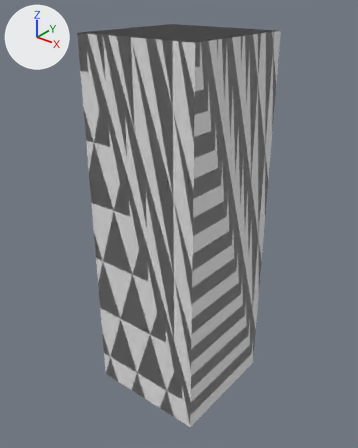
Renders of the Blender file Assets/Models/enemy.blend from each side of a commit.
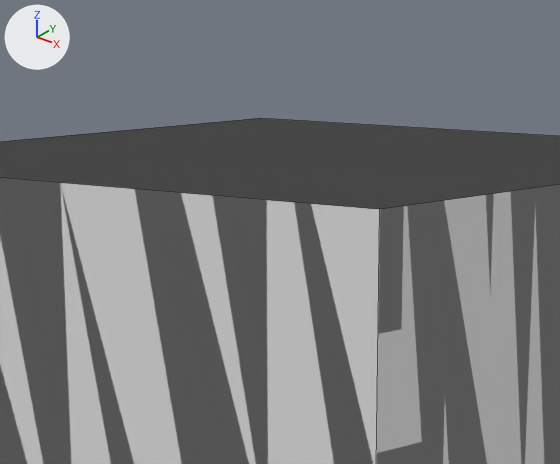
Old and new are each drawn whole from a camera (50 mm lens) standing at (4.56, -5.74, 3.6) and looking at (-0.02, -0.02, 0.05) and again close up on the part from 33% to 65% of the width and 0% to 21% of the height. The lights are fixed; the arrows at upper left show +X, +Y and +Z. The close-ups show mesh edges as thin lines.
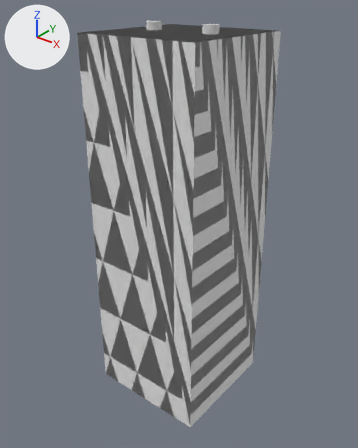
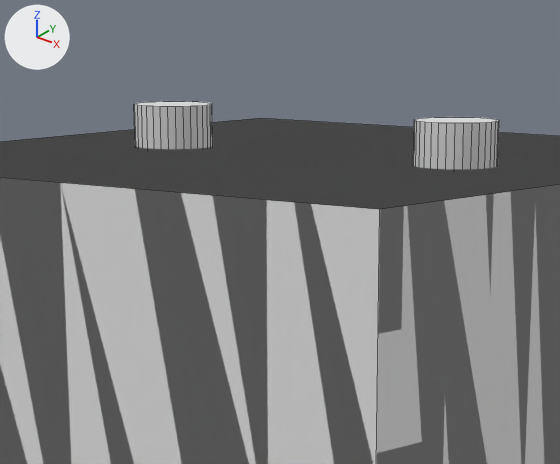
Commit message: Update enemy model with some freakin' laser guns

The change, as a list of edits to the scene's bpy script:
```text
Add me_cylinder_001:
    me_cylinder_001.from_pydata(...)  # a 32-sided cylinder along z spanning x -1.0..1.0, y -1.0..1.0, z -1.0..1.0
Add ob_rightgun:
    ob_rightgun = bpy.data.objects.new('RightGun', me_cylinder_001)
    ob_rightgun.location = (0.5, 0.0, 3.0)
    ob_rightgun.scale = (0.113, 0.113, 0.113)
Add ob_leftgun:
    ob_leftgun = bpy.data.objects.new('LeftGun', me_cylinder_001.copy())
    ob_leftgun.location = (-0.5, 0.0, 3.0)
    ob_leftgun.scale = (0.113, 0.113, 0.113)
```

Pixel boxes [x1, y1, x2, y2] of what changed, in the close-ups (560 x 464 px):
'RightGun', added
    after: [413, 117, 499, 169]
'LeftGun', added
    after: [134, 101, 213, 149]
